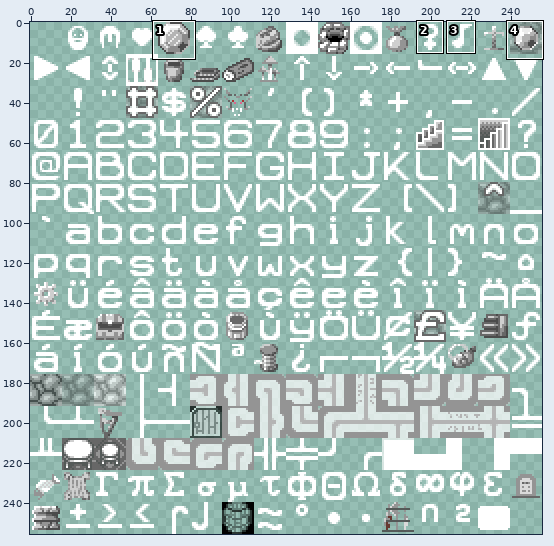
Sprite sheet -- neoren-16x16.png. The first picture is a wide view before the edit; the outline marks the close-up.
Close-up. As it was:
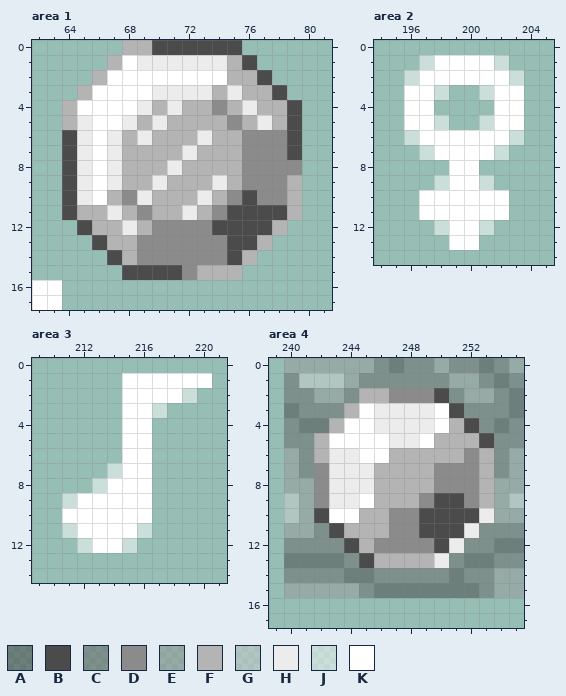
The file is 256x256 pixels. Colours within 5 levels of each other are drawn and written as one. Shown: area 1: x 62..81, y 0..17; area 2: x 194..205, y 0..14; area 3: x 209..221, y 0..14; area 4: x 239..255, y 0..17. The commit also changed other parts of the picture, which this record leaves out.
Palette (. is transparent): A #4b4b4b8c  B #4b4b4b  C #67676786  D #8b8b8b  E #9797977f  F #b4b4b4  G #cfcfcf7e  H #ececec  J #ffffff80  K #ffffff
Pixels before, area 1, first column x 62:
 0 ......FFBBBBBB....
 1 .....FKHHHHHHFB...
 2 ....FKKKKKKKKFFB..
 3 ...FKKKKHHHHFHFFB.
 4 ..FKKKKHFHFFDFHFFB
 5 ..FHKKHFHFFFFDFHFB
 6 ..BHKHFHFFFHFFDDDB
 7 ..BHKHFFFFHFFFDDDB
 8 ..BHKHFFFHFFFFDDDD
 9 ..BHKHFFHFFFHFDDDF
10 ..BHKFDHFFFHFDBDDF
11 ..BFFHFDFFHFDBBBBF
12 ...BFFHFDDDDBBBBF.
13 ....BFFDDDDDDBBF..
14 .....BFDDDDDDBF...
15 ......BBBBDFFF....
16 KK................
17 KK................
Pixels before, area 2, first column x 196:
 1 .JKKKKJ.
 2 JKKKKKKJ
 3 KKJ..JKK
 4 KK....KK
 5 KKJ..JKK
 6 JKKKKKKJ
 7 .JKKKKJ.
 8 ...KK...
 9 ..JKKJ..
10 .KKKKKK.
11 .KKKKKK.
12 ..JKKJ..
13 ...KK...
Pixels before, area 3, first column x 211:
 1 ....KKKKKK
 2 ....KKKKJ.
 3 ....KKJ...
 4 ....KK....
 5 ....KK....
 6 ....KK....
 7 ...JKK....
 8 ..JKKK....
 9 JKKKKK....
10 KKKKKK....
11 JKKKKJ....
12 .JKKJ.....
Pixels before, area 4, first column x 240:
 0 EEEEEECACCECCACE
 1 CGGGECCCCCCEECAC
 2 CCEECFFDDDBCEECA
 3 ACCCFKHHHHKBCCCA
 4 CAAFKKHHHHKFBCAC
 5 CCFKKKKHHKFFFBCC
 6 ECFHHKKFFFFFDFCE
 7 ECDHHHFFFFDDDFCE
 8 EEDHHHFFFFDDDFEE
 9 GEDHHKFFFDBBDFEG
10 GEBKKFFDDBBBBHEE
11 EECBFFFDDBBBHCCC
12 CCCCBFDDDDBHCCAA
13 AAAACBFFFFHCAACC
14 CCCCAACCCCCACCEE
15 EEEEECAAAAAAACEE
New version:
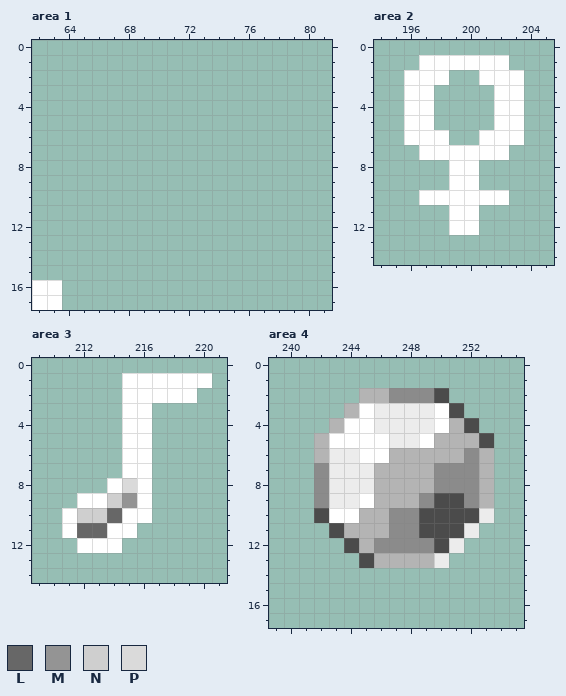
Colours new in this view: L #676767  M #949494  N #cfcfcf  P #dadada
Diff:
Changed rows in their new state; - is an unchanged pixel.
Area 1:
first column x 64:
 0 ----........----
 1 ---..........---
 2 --............--
 3 -..............-
 4 ................
 5 ................
 6 ................
 7 ................
 8 ................
 9 ................
10 ................
11 ................
12 -..............-
13 --............--
14 ---..........---
15 ----........----
Area 2:
first column x 196:
 1 -K----K-
 2 K--..--K
 3 --.--.--
 5 --.--.--
 6 K--..--K
 7 -K----K-
 9 --.--.--
11 -..--..-
12 --.--.--
13 ---..---
Area 3:
first column x 217:
 2 --K
 3 .--
first column x 211:
 7 ---.--
 8 --.-P-
 9 .--NM-
10 -NNL--
11 KLL--.
12 -K--.-
Area 4:
first column x 240:
 0 ................
 1 ................
 2 .....------.....
 3 ....--------....
 4 ...----------...
 5 ..------------..
 6 ..------------..
 7 ..------------..
 8 ..------------..
 9 ..------------..
10 ..------------..
11 ...----------...
12 ....--------....
13 .....------.....
14 ................
15 ................
Changed places in both close-ups, as pixel boxes (x1, y1, x2, y2):
erased: (62, 40, 302, 280)
changed: (404, 55, 524, 250)
changed: (62, 388, 197, 553)
erased: (284, 358, 524, 598)
